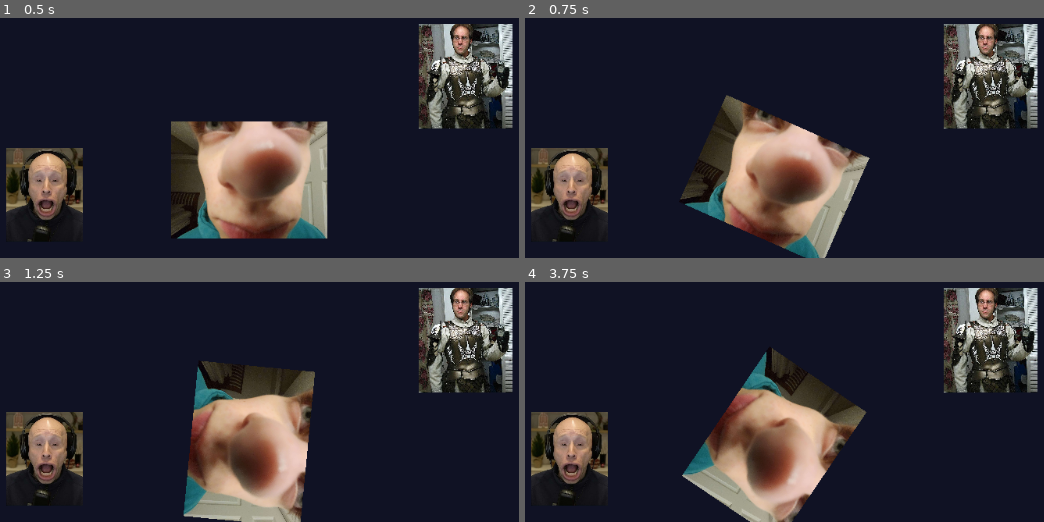
Above: before the commit, frames 1-4 (two rows, left to right).
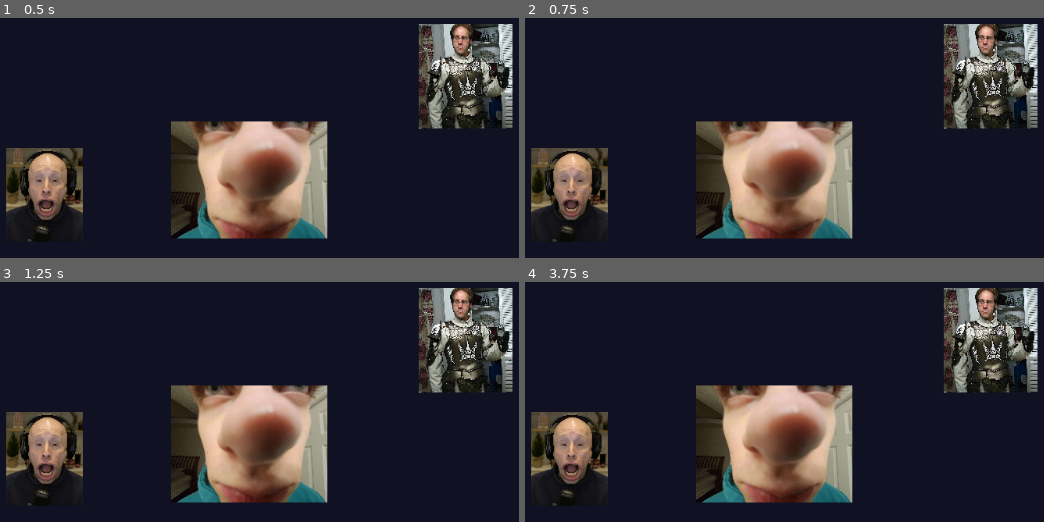
Above: after the commit, the same moments.

Repository: jake-ciliberti/rotate-renovate
Game: Godot game, scene res://levels/level_template.tscn
Same seed, same stepped clock (60 frames per second), same inputs: the game is played once before the commit and once after it. This scene is started directly instead of the project's main scene.
Inputs:
- Up to frame 1 (0.5 s): no input
- Up to frame 2 (0.75 s): tap Enter at 0.5 s; hold D (move_right) from 0.53 s (still down); hold Up (rotate_clockwise) from 0.53 s (still down)
- Up to frame 3 (1.25 s): keep holding D (move_right); keep holding Up (rotate_clockwise); tap W (jump) at 0.77 s
- Up to frame 4 (3.75 s): release Up (rotate_clockwise) at 1.28 s; tap Down (rotate_counterclockwise) at 1.35 s; tap W (jump) at 1.52, 3.02 s; tap R (reset) at 2, 2.75, 3.5 s; release D (move_right) at 2.03 s; hold A (move_left) 2.03-2.78 s; tap Right (select_next) at 2.1 s; hold D (move_right) from 2.78 s (still down); tap Left (select_prev) at 2.85 s; hold Up (rotate_clockwise) from 3.53 s (still down)

Frame 1 is identical in both runs. In frame 2, 12% of the frame differs, in the area x 29-67%, y 32-100%; in frame 3, 15%; in frame 4, 16%, in the area x 30-66%, y 27-100%.

Commit message:
inital boundary logic and improved level switching

Diff:
--- a/levels/level_0.tscn
+++ b/levels/level_0.tscn
@@ -19,17 +19,17 @@
 spawnpoint = Vector2(512, 690)
 metadata/_custom_type_script = "uid://1hljlhp5cw2n"
 
-[node name="StaticBody2D" type="StaticBody2D" parent="." unique_id=488646170]
+[node name="GamePanel" type="StaticBody2D" parent="." unique_id=488646170]
 
-[node name="CollisionShape2D" type="CollisionShape2D" parent="StaticBody2D" unique_id=1568789388]
+[node name="CollisionShape2D" type="CollisionShape2D" parent="GamePanel" unique_id=1568789388]
 position = Vector2(1040.5, 750)
 shape = SubResource("RectangleShape2D_eus5j")
 
-[node name="CollisionShape2D2" type="CollisionShape2D" parent="StaticBody2D" unique_id=1873756004]
+[node name="CollisionShape2D2" type="CollisionShape2D" parent="GamePanel" unique_id=1873756004]
 position = Vector2(48.55542, 754.78314)
 shape = SubResource("RectangleShape2D_823pn")
 
-[node name="CollisionShape2D3" type="CollisionShape2D" parent="StaticBody2D" unique_id=1535384833]
+[node name="CollisionShape2D3" type="CollisionShape2D" parent="GamePanel" unique_id=1535384833]
 position = Vector2(0, 415)
 shape = SubResource("RectangleShape2D_6w6ra")
 
--- /dev/null
+++ b/levels/level_1.tscn
@@ -0,0 +1,7 @@
+[gd_scene format=3 uid="uid://betxj8frnn1ay"]
+
+[ext_resource type="Script" uid="uid://1hljlhp5cw2n" path="res://scripts/level.gd" id="1_r3hui"]
+
+[node name="Level" type="Node2D" unique_id=1248532620]
+script = ExtResource("1_r3hui")
+metadata/_custom_type_script = "uid://1hljlhp5cw2n"
--- /dev/null
+++ b/levels/level_2.tscn
@@ -0,0 +1,29 @@
+[gd_scene format=3 uid="uid://2ste10ul7alj"]
+
+[ext_resource type="Script" uid="uid://1hljlhp5cw2n" path="res://scripts/level.gd" id="1_0srwa"]
+[ext_resource type="Script" uid="uid://ccmj71uqtvvjl" path="res://scripts/panel_controller.gd" id="2_v5uil"]
+[ext_resource type="Script" uid="uid://74gqrjs1tww4" path="res://scripts/panel.gd" id="3_5722l"]
+[ext_resource type="Script" uid="uid://csugk4jrxen7h" path="res://scripts/panel_collider.gd" id="4_5722l"]
+
+[node name="Level" type="Node2D" unique_id=1248532620 node_paths=PackedStringArray("panel_controller")]
+script = ExtResource("1_0srwa")
+panel_controller = NodePath("PanelController")
+metadata/_custom_type_script = "uid://1hljlhp5cw2n"
+
+[node name="PanelController" type="AnimatableBody2D" parent="." unique_id=1692802524 node_paths=PackedStringArray("collider")]
+script = ExtResource("2_v5uil")
+collider = NodePath("PanelCollider")
+metadata/_custom_type_script = "uid://ccmj71uqtvvjl"
+
+[node name="GamePanel" type="Polygon2D" parent="PanelController" unique_id=1406520985]
+position = Vector2(510, 538)
+polygon = PackedVector2Array(312, 9, 313, 9, -286, 17, -282.54468, -198.09276, 308.51257, -204.5348)
+uv = PackedVector2Array(312, 9, 313, 9, -286, 17, -282.54468, -198.09276, 308.51257, -204.5348)
+script = ExtResource("3_5722l")
+metadata/_custom_type_script = "uid://74gqrjs1tww4"
+
+[node name="PanelCollider" type="CollisionPolygon2D" parent="PanelController" unique_id=1471820468]
+position = Vector2(18, 536)
+polygon = PackedVector2Array(-30, -5, 1090, -5, 1090, 33, -30, 33)
+script = ExtResource("4_5722l")
+metadata/_custom_type_script = "uid://csugk4jrxen7h"
--- a/levels/level_template.tscn
+++ b/levels/level_template.tscn
@@ -45,8 +45,9 @@
 number_of_groups = 2
 metadata/_custom_type_script = "uid://ccmj71uqtvvjl"
 
-[node name="GamePanel" type="AnimatableBody2D" parent="PanelController" unique_id=2005313600]
+[node name="GamePanel" type="Area2D" parent="PanelController" unique_id=1376221955]
 position = Vector2(511, 710)
+input_pickable = false
 script = ExtResource("3_yglgk")
 metadata/_custom_type_script = "uid://74gqrjs1tww4"
 
@@ -58,8 +59,9 @@
 position = Vector2(0, -0.5)
 shape = SubResource("RectangleShape2D_13k7l")
 
-[node name="GamePanel2" type="AnimatableBody2D" parent="PanelController" unique_id=1053283789]
+[node name="GamePanel2" type="Area2D" parent="PanelController" unique_id=1247029608]
 position = Vector2(249, 729)
+input_pickable = false
 script = ExtResource("3_yglgk")
 group = 1
 metadata/_custom_type_script = "uid://74gqrjs1tww4"
@@ -71,8 +73,9 @@
 [node name="CollisionShape2D" type="CollisionShape2D" parent="PanelController/GamePanel2" unique_id=1648902898]
 shape = SubResource("RectangleShape2D_6w6ra")
 
-[node name="GamePanel3" type="AnimatableBody2D" parent="PanelController" unique_id=765784456]
+[node name="GamePanel3" type="Area2D" parent="PanelController" unique_id=1263046887]
 position = Vector2(788, 577)
+input_pickable = false
 script = ExtResource("3_yglgk")
 group = 1
 metadata/_custom_type_script = "uid://74gqrjs1tww4"
--- a/scripts/globals.gd
+++ b/scripts/globals.gd
@@ -1,3 +1,3 @@
 extends Node
 
-const ROTATION_SPEED = 5.0
+const ROTATION_SPEED = 3.0
--- a/scripts/level_container.gd
+++ b/scripts/level_container.gd
@@ -11,7 +11,6 @@
 # Called every frame. 'delta' is the elapsed time since the previous frame.
 func _process(_delta: float) -> void:
 	if Input.is_action_just_pressed("ui_text_backspace"):
-		print("oh yeah")
 		increment_level()
 
 	pass
@@ -27,7 +26,7 @@
 	var level_resource := load(level_path)
 
 	if !(level_resource):
-		level_number = 0
+		level_number = -1
 		return
 
 	level = level_resource.instantiate()
@@ -35,6 +34,8 @@
 	level.reset.connect(_on_level_reset)
 
 	add_child(level)
+
+	level_number = new_level
 
 	return
 
--- a/scripts/panel.gd
+++ b/scripts/panel.gd
@@ -1,4 +1,4 @@
-class_name GamePanel extends AnimatableBody2D
+class_name GamePanel extends Polygon2D
 
 @export var pivot: Vector2
 @export var group: int
--- /dev/null
+++ b/scripts/panel_collider.gd
@@ -0,0 +1,29 @@
+class_name PanelCollider extends CollisionPolygon2D
+
+var panels: Array[Node]
+var combined_panels: Array[PackedVector2Array]
+
+# Called when the node enters the scene tree for the first time.
+func _ready() -> void:
+	panels = get_tree().get_nodes_in_group("panels")
+	create_bounds()
+
+func create_bounds():
+
+	print(panels)
+
+	for i in panels:
+		print("panel: ")
+		print(i.get_polygon())
+		print("polygon: ")
+		print(polygon)
+		print(Geometry2D.merge_polygons(polygon, i.get_polygon()))
+		polygon = Geometry2D.merge_polygons(polygon, i.get_polygon())[0]
+		print("polygon: ")
+		print(polygon)
+
+
+func _draw():
+	var godot_blue : Color = Color("478cbf")
+	# We pass the PackedVector2Array to draw the shape.
+	draw_polygon(polygon, [ godot_blue ])
--- a/scripts/panel_controller.gd
+++ b/scripts/panel_controller.gd
@@ -1,11 +1,13 @@
-class_name PanelController extends Node2D
+class_name PanelController extends AnimatableBody2D
 
 var selected_rotation_group: int
 
 @export var number_of_groups: int = 1 # TODO: there should be a programmatic way to do this. figure that out
+@export var collider: PanelCollider
 
 func reset():
 	get_tree().call_group("panels", "reset")
+	collider._ready()
 
 func change_selection():
 	var direction = Input.get_axis("select_prev", "select_next")
Not shown, added: scripts/panel_collider.gd.uid
